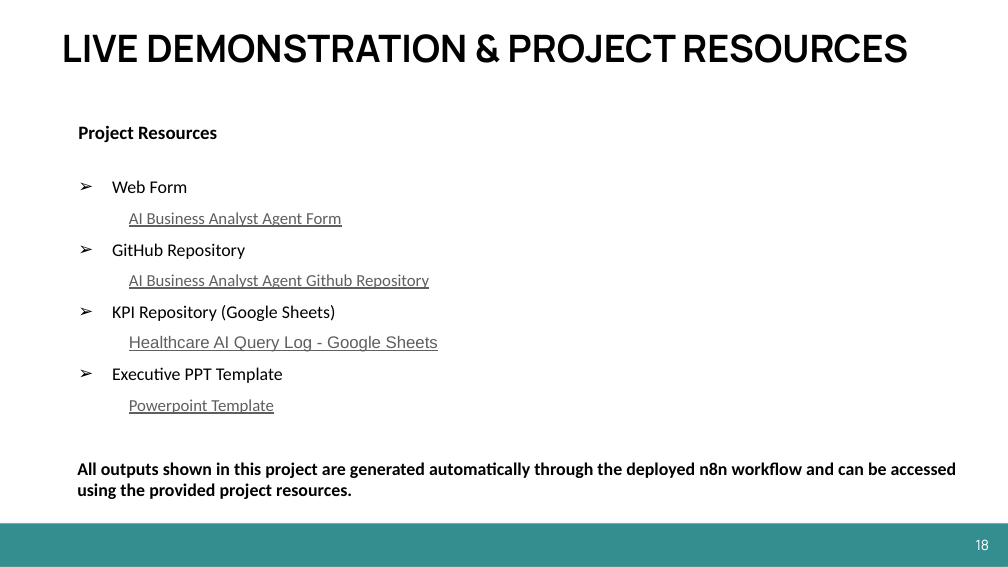
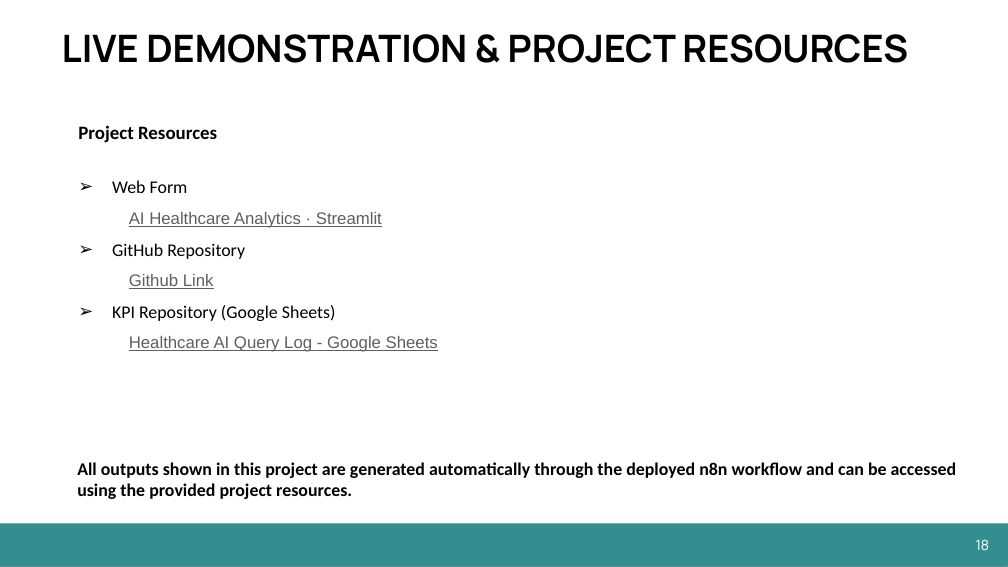
Before and after one commit to Shaan3213/AI-Healthcare-Analytics-Assistant, a slide deck: slide 18 of PPT/AI_Healthcare_Analyst_Agent_FinalPresentation.pptx. Drawn at 1008x567 pixels with LibreOffice and Linux fonts; fonts in the diff are those of the drawing. Boxes give left, top, right and bottom in pixels: in the first picture for what was removed or moved away, otherwise in the second. Text is boxed around its words. In the diff, an @@ line names an element or a change of style, - is before the commit and + after.

```diff
--- a/PPT/AI_Healthcare_Analyst_Agent_FinalPresentation.pptx
+++ b/PPT/AI_Healthcare_Analyst_Agent_FinalPresentation.pptx
@@ text at [129,212,382,228]: text changed; font Calibri to Arial @@
-  AI Business Analyst Agent Form
+  AI Healthcare Analytics · Streamlit
@@ text at [129,274,214,289]: text changed; font Calibri to Arial @@
-  AI Business Analyst Agent Github Repository
+  Github Link
@@ text at [112,367,283,414]: paragraphs removed @@
-➢ Executive PPT Template
-  Powerpoint Template
```
